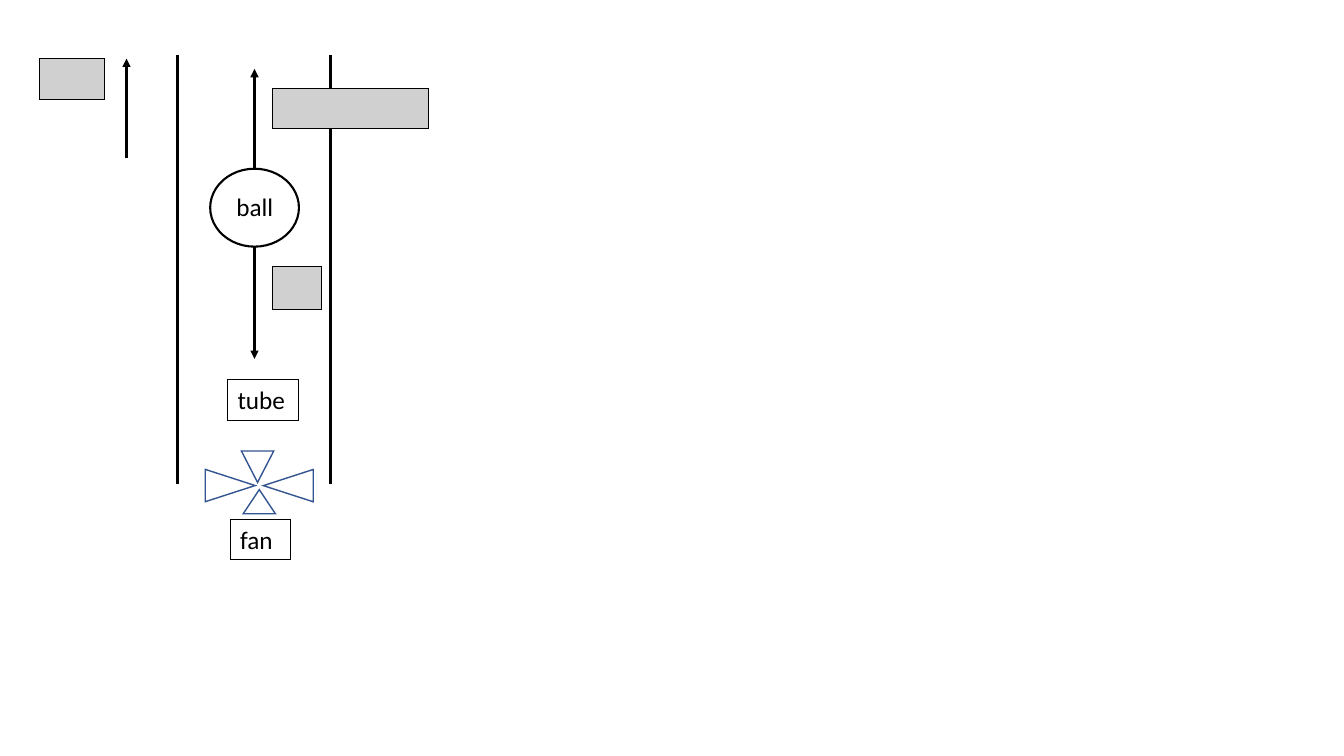
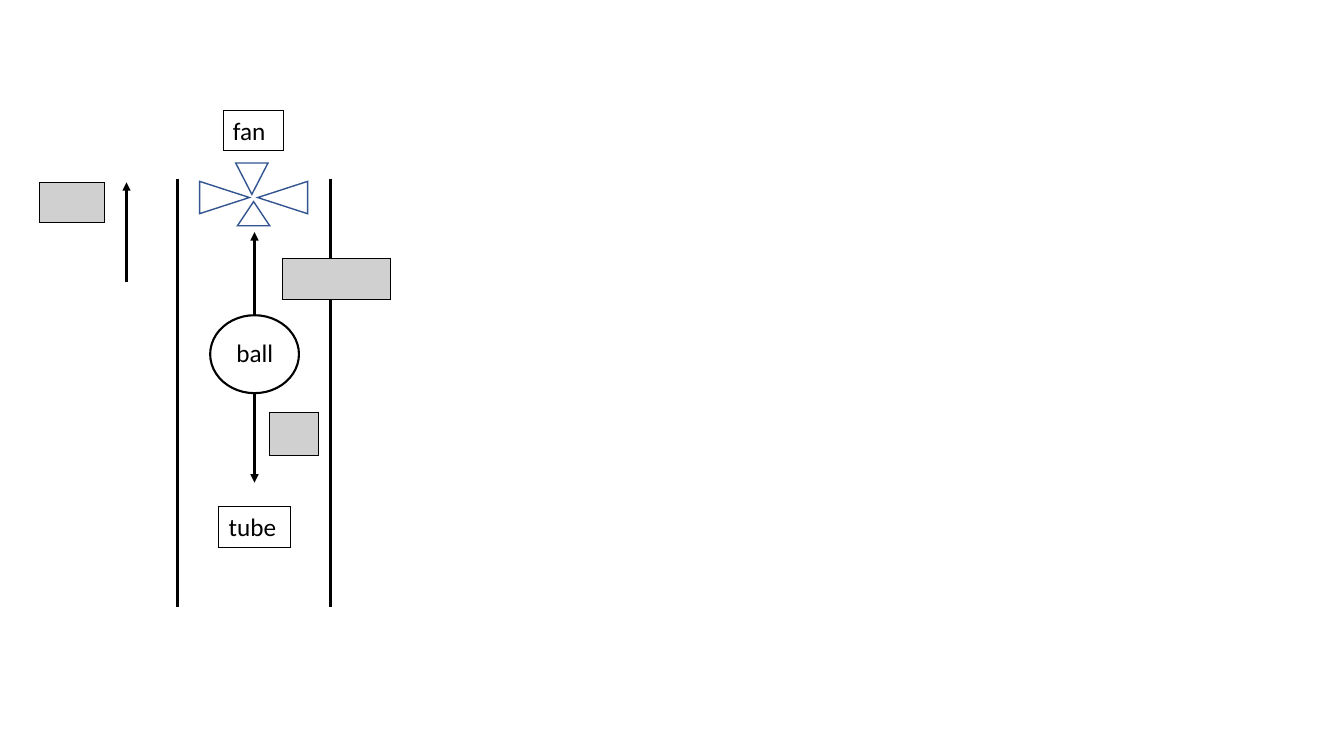
Before and after one commit to derekboase/ELG7113, a slide deck: slide 1 of system_models/alfa_model/system_model schematic.pptx. Drawn at 1344x756 pixels with LibreOffice and Linux fonts; fonts in the diff are those of the drawing; grey boxes stand for pictures. Boxes give left, top, right and bottom in pixels: in the first picture for what was removed or moved away, otherwise in the second. Text is boxed around its words. In the diff, an @@ line names an element or a change of style, - is before the commit and + after.

```diff
--- a/system_models/alfa_model/system_model schematic.pptx
+++ b/system_models/alfa_model/system_model schematic.pptx
@@ picture removed at bbox=[39, 58, 105, 99] @@
@@ picture removed at bbox=[272, 89, 430, 129] @@
@@ rectangle "fan": place and size @@
-rectangle "fan" at bbox=[230, 519, 290, 560]
+rectangle "fan" at bbox=[223, 110, 283, 150]
@@ 4 triangles: place and size @@
-4 triangles at bbox=[205, 451, 313, 514]
+4 triangles at bbox=[200, 163, 307, 226]
@@ picture added at bbox=[39, 182, 105, 223] @@
@@ 2 lines, 1 arrow: place and size @@
-2 lines, 1 arrow at bbox=[126, 55, 331, 484]
+2 lines, 1 arrow at bbox=[126, 178, 331, 608]
@@ arrow moved from (255, 168) - (255, 69) to (255, 316) - (255, 232) @@
@@ picture removed at bbox=[272, 266, 322, 310] @@
@@ picture added at bbox=[282, 258, 390, 298] @@
@@ ellipse: place and size @@
-ellipse at bbox=[210, 168, 298, 246]
+ellipse at bbox=[210, 316, 298, 393]
@@ text "ball": place and size @@
-text "ball" at bbox=[236, 198, 273, 216]
+text "ball" at bbox=[236, 344, 273, 362]
@@ arrow moved from (255, 247) - (255, 359) to (255, 393) - (255, 483) @@
@@ picture added at bbox=[270, 412, 320, 456] @@
@@ rectangle "tube": place and size @@
-rectangle "tube" at bbox=[228, 380, 299, 420]
+rectangle "tube" at bbox=[219, 507, 290, 547]
```
Also in this commit, not shown: 6 other files.
